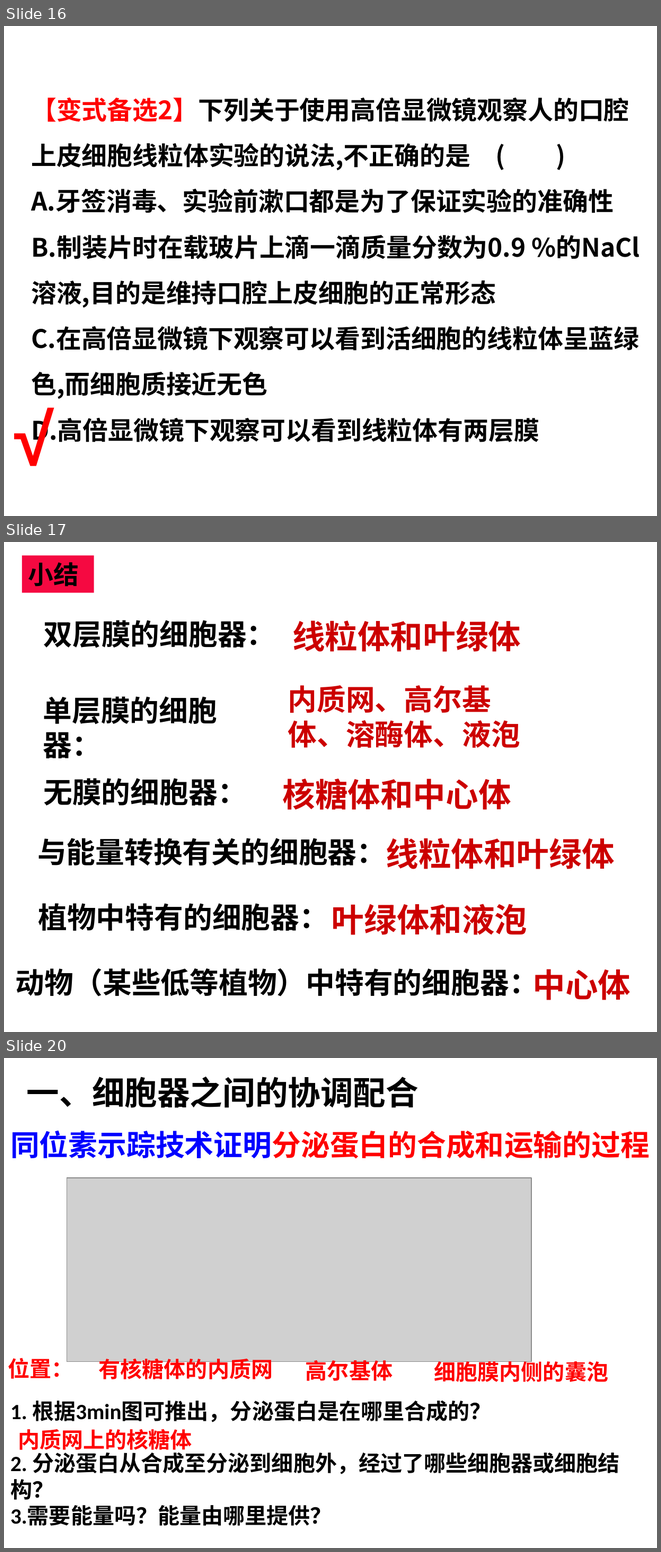
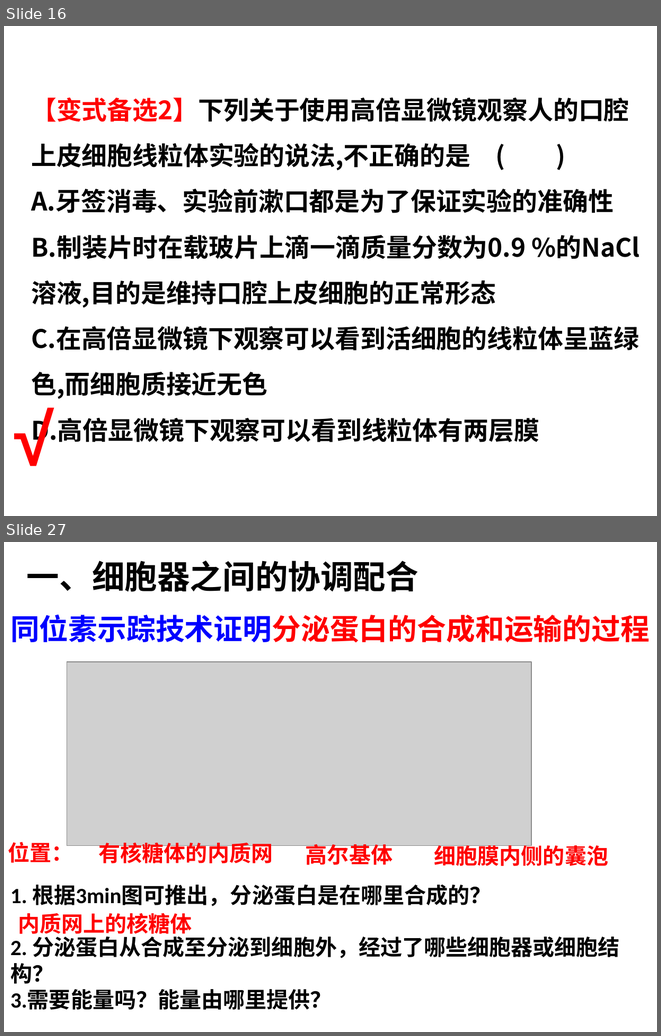
Before and after one commit to ZogeMung/class10, a slide deck: shengwu/rao3.2细胞器系统内的分工合作.ppt. Shown one above the other, each under a label of ours: slides 16, 17 and 20 before the commit, slides 16 and 27 after it; the slides between them are not shown. The pictures are 661x1552 and 661x1036 pixels, drawn with LibreOffice and Linux fonts; fonts in the diff are those of the drawing; grey boxes stand for pictures. Boxes give left, top, right and bottom in pixels: in the first picture for what was removed or moved away, otherwise in the second. Text is boxed around its words. In the diff, an @@ line names an element or a change of style, - is before the commit and + after.

```diff
--- a/shengwu/rao3.2细胞器系统内的分工合作.ppt
+++ b/shengwu/rao3.2细胞器系统内的分工合作.ppt
@@ slide 17 removed at (4, 542, 657, 1032), background #FFFFFF @@
@@ rectangle removed at (21, 556, 94, 593) @@
-小结
@@ text removed at (44, 620, 276, 648) @@
-双层膜的细胞器：
@@ text removed at (292, 620, 521, 652) @@
-线粒体和叶绿体
@@ text removed at (43, 696, 218, 758) @@
-单层膜的细胞器：
@@ text removed at (288, 685, 520, 748) @@
-内质网、高尔基体、溶酶体、液泡
@@ text removed at (43, 778, 246, 805) @@
-无膜的细胞器：
@@ text removed at (282, 778, 511, 810) @@
-核糖体和中心体
@@ text removed at (37, 838, 386, 865) @@
-与能量转换有关的细胞器：
@@ text removed at (386, 838, 614, 869) @@
-线粒体和叶绿体
@@ text removed at (38, 903, 328, 930) @@
-植物中特有的细胞器：
@@ text removed at (332, 903, 528, 935) @@
-叶绿体和液泡
@@ text removed at (16, 968, 538, 996) @@
-动物（某些低等植物）中特有的细胞器：
@@ text removed at (533, 969, 631, 1000) @@
-中心体
@@ what was slide 20 is now slide 27 @@
```
Also in this commit, not shown: 2 slides changed, 13 slides added, 6 other slides removed, 4 other files.
